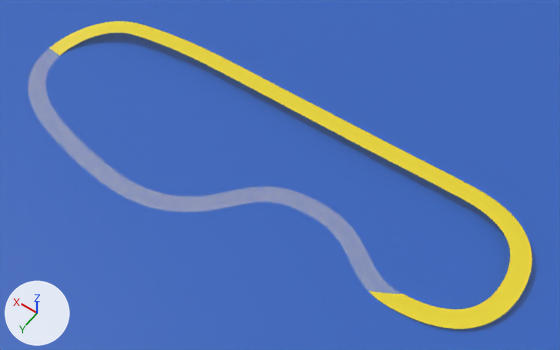
The Blender file Assets/Scenes/Scene_2/Scene_2.blend as it was, and as the next commit left it.
The view is the same before and after, from a camera (50 mm lens) standing at (-570.0, 566.0, 763.0) and looking at (-223.0, 80.0, -1.0). Arrows for +X, +Y and +Z are at lower left; the lights stay in place.
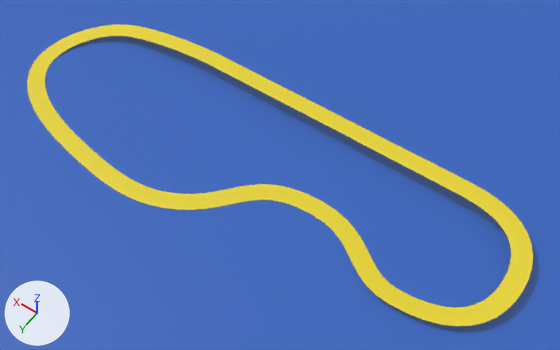
Boxes (x1, y1, x2, y2) around the edits, measured in the pictures (560 x 350 px):
'Curve_1', reshaped, moved
    before: (50, 21, 532, 329)
    after: (27, 24, 533, 326)

The change, as a list of edits to the scene's bpy script:
```text
Change cu_beziercurve:
    where _sp = cu_beziercurve.splines.new('BEZIER'); _sp.bezier_points.add(9)
    remove _sp.bezier_points.foreach_set('co', [341.7, 120.3, -3.842, 177.6, 190.8, -3.842, 24.6, 167.4, -3.842, -103.0, 87.22, -3.842, -241.8, 140.9, 0.992, -342.1, 57.94, 10.11, -241.8, -25.98, 17.21, -85.88, -25.98, 17.21, 129.5, -26.61, 17.99, 275.5, -12.27, 17.99])
    remove _sp.bezier_points.foreach_set('handle_left', [372.2, 76.34, -3.842, 241.0, 180.9, -3.842, 71.59, 203.0, -3.842, -20.83, 87.87, -3.842, -186.4, 140.9, -1.64, -342.4, 106.6, 6.256, -312.7, -25.52, 17.21, -160.2, -25.7, 17.21, 63.67, -26.51, 17.73, 237.4, -21.22, 18.4])
    remove _sp.bezier_points.foreach_set('handle_right', [309.9, 166.1, -3.842, 119.5, 199.9, -3.842, -17.45, 135.6, -3.842, -173.8, 86.65, -3.842, -312.7, 140.9, 4.363, -341.8, 8.074, 14.05, -168.9, -26.44, 17.21, -10.77, -26.25, 17.21, 185.3, -26.69, 18.21, 334.8, 1.66, 17.36])
    add _sp.bezier_points.foreach_set('co', [155.6, 129.3, 0.911, -8.547, 199.8, 0.911, -161.5, 176.4, 0.911, -289.1, 96.22, 0.911, -427.9, 149.9, 5.746, -528.2, 66.94, 14.86, -427.9, -16.98, 21.96, -272.0, -16.98, 21.96, -56.67, -17.61, 20.62, 89.41, -3.271, 13.09])
    add _sp.bezier_points.foreach_set('handle_left', [186.1, 85.34, 0.911, 54.87, 189.9, 0.911, -114.5, 212.0, 0.911, -207.0, 96.87, 0.911, -372.5, 149.9, 3.114, -528.5, 115.6, 11.01, -498.8, -16.52, 21.96, -346.3, -16.7, 21.96, -122.4, -17.51, 20.36, 51.35, -12.21, 16.4])
    add _sp.bezier_points.foreach_set('handle_right', [123.8, 175.1, 0.911, -66.58, 208.9, 0.911, -203.6, 144.6, 0.911, -360.0, 95.65, 0.911, -498.8, 149.9, 9.116, -528.0, 17.07, 18.81, -355.0, -17.44, 21.96, -196.9, -17.25, 21.96, -0.86, -17.69, 20.84, 148.6, 10.62, 7.947])
    where _sp = cu_beziercurve.splines.new('BEZIER'); _sp.bezier_points.add(9)
    remove _sp.bezier_points.foreach_set('tilt', [-0.238, -0.202, -0.27, -0.222, -0.273, -0.135, -0.0128, -0.0348, -0.0123, 0.0])
    add _sp.bezier_points.foreach_set('tilt', [-0.164, -0.146, -0.153, -0.158, -0.273, -0.135, -0.0128, 0.0212, 0.0172, -0.0259])
    where _sp = cu_beziercurve.splines.new('BEZIER'); _sp.bezier_points.add(9)
    _sp.resolution_u: 30 -> 10
    cu_beziercurve.resolution_u: 30 -> 10
Change ob_curve_1:
    ob_curve_1.location: (-186.1, 9.0, 0.0) -> (0.0, 0.0, 0.0)
```
